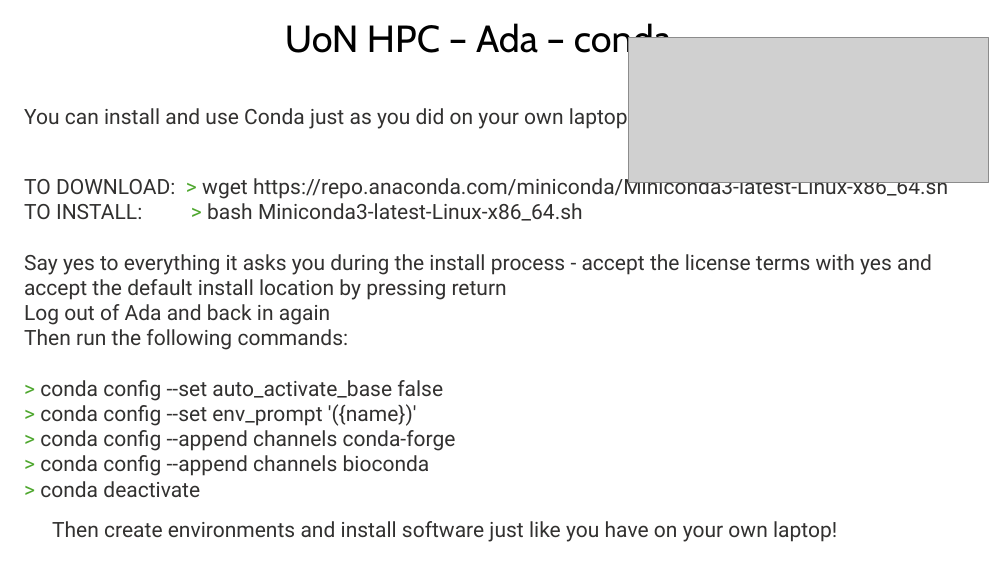
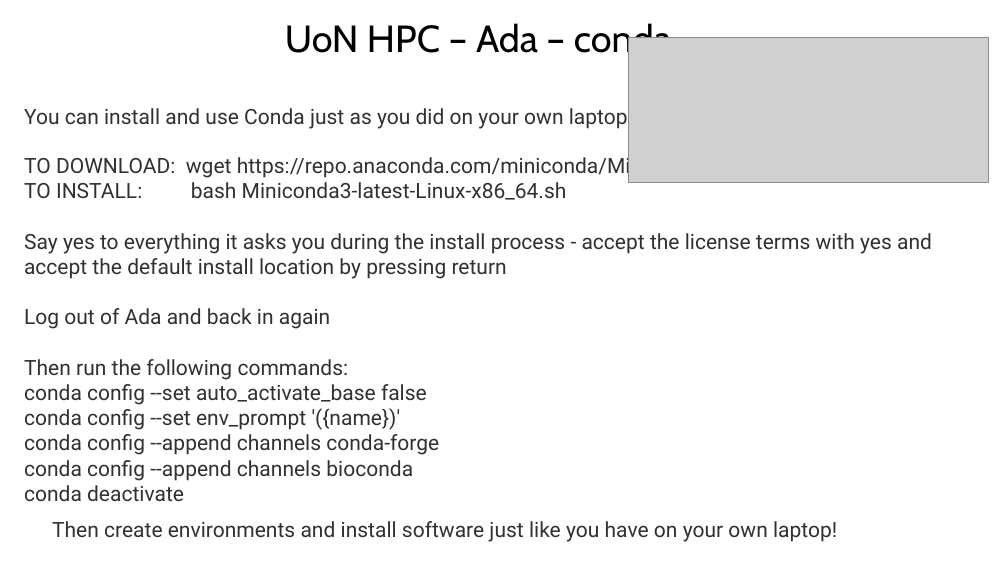
Before and after one commit to BioinformaticsMSc/LIFE4138_2627, a slide deck: slide 29 of UNIX_session_3/Ada_in_depth.pptx (slide 35 before the commit). Drawn at 1008x567 pixels with LibreOffice and Linux fonts; fonts in the diff are those of the drawing; grey boxes stand for pictures. Boxes give left, top, right and bottom in pixels: in the first picture for what was removed or moved away, otherwise in the second. Text is boxed around its words. In the diff, an @@ line names an element or a change of style, - is before the commit and + after.

```diff
--- a/UNIX_session_3/Ada_in_depth.pptx
+++ b/UNIX_session_3/Ada_in_depth.pptx
@@ text "TO DOWNLOAD: wget https://repo.anaconda.com/miniconda/Minico ...": place and size @@
-text "TO DOWNLOAD: wget https://repo.anaconda.com/miniconda/Minico ..." at box(24, 175, 948, 497)
+text "TO DOWNLOAD: wget https://repo.anaconda.com/miniconda/Minico ..." at box(24, 154, 932, 501)
@@ text at box(24, 154, 932, 200): text changed @@
-TO DOWNLOAD: > wget https://repo.anaconda.com/miniconda/Miniconda3-latest-Linux-x86_64.sh
-TO INSTALL: > bash Miniconda3-latest-Linux-x86_64.sh
+TO DOWNLOAD: wget https://repo.anaconda.com/miniconda/Miniconda3-latest-Linux-x86_64.sh
+TO INSTALL: bash Miniconda3-latest-Linux-x86_64.sh
@@ text at box(24, 384, 439, 501): text changed @@
-> conda config --set auto_activate_base false
-> conda config --set env_prompt '({name})'
-> conda config --append channels conda-forge
-> conda config --append channels bioconda
-> conda deactivate
+conda config --set auto_activate_base false
+conda config --set env_prompt '({name})'
+conda config --append channels conda-forge
+conda config --append channels bioconda
+conda deactivate
```
Also in this commit, not shown: 21 other slides changed, 3 slides added, 9 slides removed.
